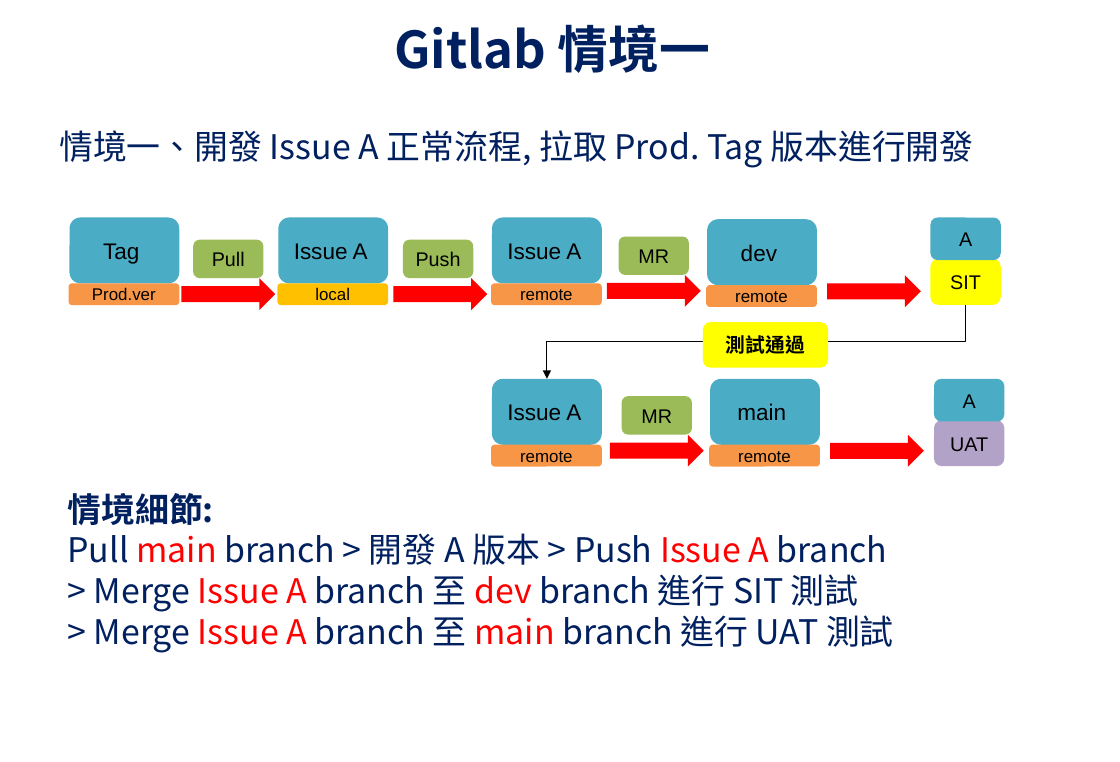
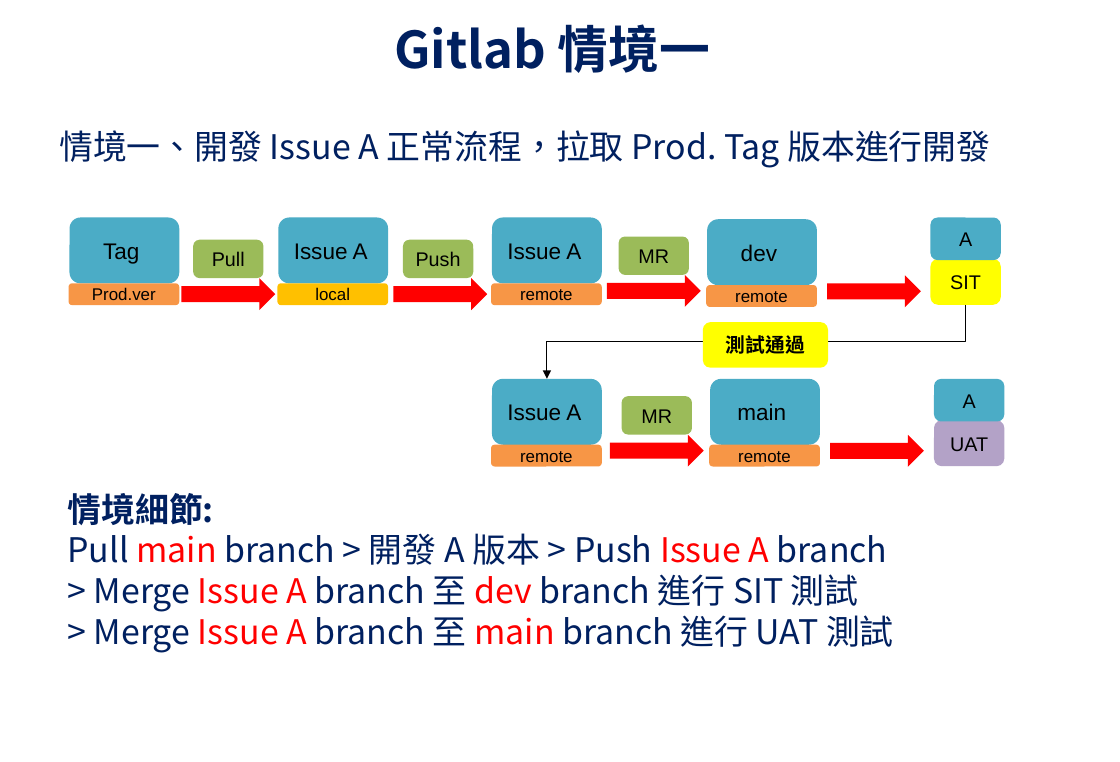
Before and after one commit to UDFWu/transfile, a slide deck: slide 2 of CICD Process.pptx. Drawn at 1120x762 pixels with LibreOffice and Linux fonts; fonts in the diff are those of the drawing; background and template pictures are left out. Boxes give left, top, right and bottom in pixels: in the first picture for what was removed or moved away, otherwise in the second. Text is boxed around its words. In the diff, an @@ line names an element or a change of style, - is before the commit and + after.

```diff
--- a/CICD Process.pptx
+++ b/CICD Process.pptx
@@ text at (x1=59, y1=130, x2=990, y2=168): text changed @@
-情境一、開發 Issue A 正常流程, 拉取 Prod. Tag 版本進行開發
+情境一、開發 Issue A 正常流程，拉取 Prod. Tag 版本進行開發
```
Also in this commit, not shown: 4 other slides changed, 9 slides added.
